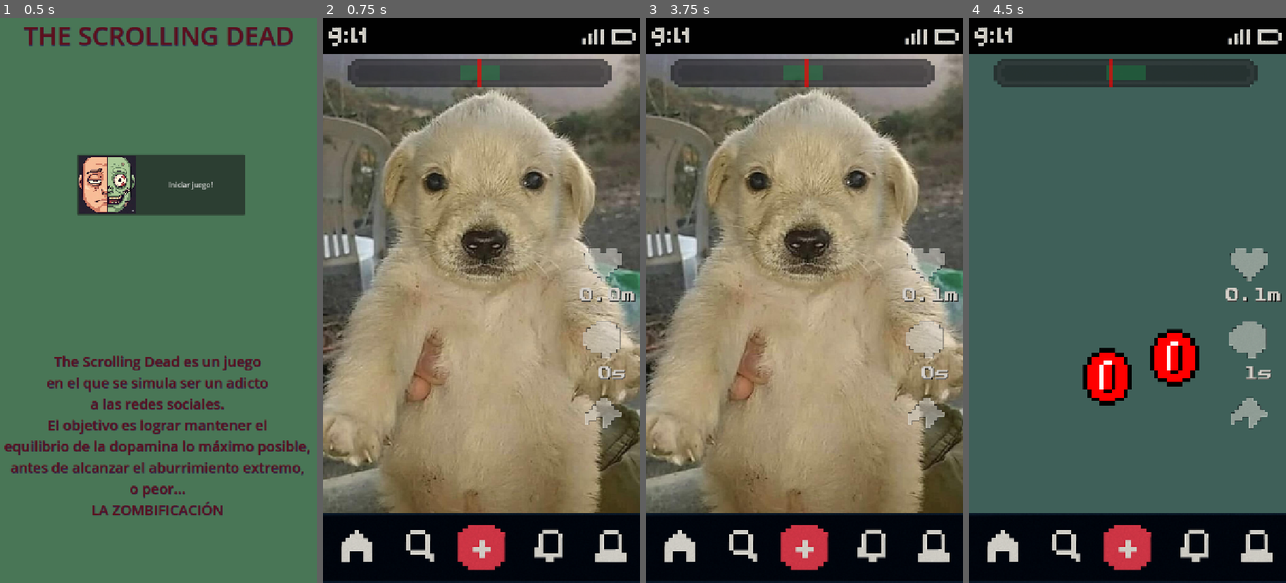
Above: before the commit, frames 1-4 (left to right).
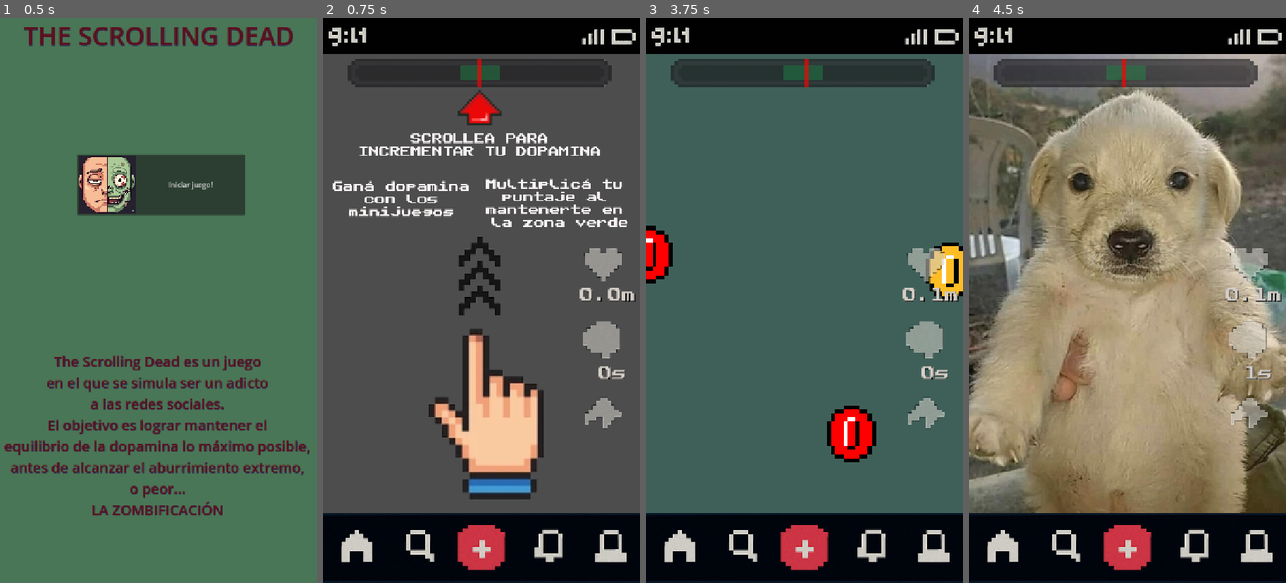
Above: after the commit, the same moments.

Repository: dddaavo/ipv-final-boss-the-scrolling-dead
Game: Godot game, scene res://src/main.tscn
Two runs of this game, one before a commit and one after it. Both use one fixed random seed, a clock stepped at 60 frames per second and the inputs below.
Inputs (mouse positions are in pixels of both pictures, inside the frame that each line leads up to):
- Up to frame 1 (0.5 s): no input
- Up to frame 2 (0.75 s): click "Iniciar juego!" at 0.5 s
- Up to frame 3 (3.75 s): tap Enter at 1.25, 2.75 s; move the mouse to (874, 272) at 1.27 s; click (874, 272) at 1.42 s; tap Space at 2, 3.5 s; drag from (741, 328) to (788, 413) at 2.02 s; move the mouse to (836, 176) at 2.77 s; click (836, 176) at 2.92 s; drag from (788, 413) to (709, 215) at 3.52 s
- Up to frame 4 (4.5 s): drag from (972, 215) to (1175, 357) at 4.27 s

Frame 1 is identical in both runs. In frame 2, 69% of the frame differs, in the area x 0-100%, y 6-88%; in frame 3, 76%; in frame 4, 76%.

Commit message:
Add tutorial image and logic to slider scene
Introduced a new Tutorial.png asset and integrated it as the first page in the slider_main_scene. Updated screens_slider.gd to remove the tutorial page after the first scroll and recalculate the total number of pages. Minor code cleanups and signal emission improvements were also made.

Diff:
--- a/the-scrolling-dead/src/core/ScoreManager.gd
+++ b/the-scrolling-dead/src/core/ScoreManager.gd
@@ -21,8 +21,8 @@
 
 # Variables de estado del juego
 var is_in_target: bool = false
-var is_game_active: bool = false  # Empieza pausado
-var game_started: bool = false  # Nueva variable para detectar primer scroll
+var is_game_active: bool = false
+var game_started: bool = false
 var game_start_time: float
 var scores_history: Array = []
 
@@ -74,7 +74,6 @@
 		scroll_meter.reset()
 
 func start_game():
-	"""Llamar cuando el jugador haga el primer scroll"""
 	if not game_started:
 		game_started = true
 		is_game_active = true
--- a/the-scrolling-dead/src/core/screens_slider.gd
+++ b/the-scrolling-dead/src/core/screens_slider.gd
@@ -7,10 +7,14 @@
 @export var animation_time: float = 0.45
 @export var pages: Control
 @onready var button_next: Button = $Button
+@onready var tutorial: TextureRect = $Pages/Tutorial
+
 
 var current_index := 0
 var total_pages := 0
 var game_started := false  # Nueva variable para controlar el inicio del juego
+var tutorial_removed := false  # Para saber si ya se eliminó el tutorial
+
 
 var swipe_start_pos := Vector2.ZERO
 var swipe_min_distance := 100.0
@@ -60,7 +64,7 @@
 		.set_trans(Tween.TRANS_CUBIC)
 
 	tween.finished.connect(_on_scroll_finished)
-	emit_signal("scrolled")
+	scrolled.emit()
 
 func _prepare_next_page() -> void:
 	var last_child := pages.get_child(pages.get_child_count() - 1)
@@ -98,11 +102,23 @@
 	# Si es el primer scroll, emitir señal
 	if not game_started:
 		game_started = true
-		emit_signal("first_scroll")
+		first_scroll.emit()
+		_remove_tutorial()
 
 	go_next()
-	var rand = randf_range(25, 300)
+	var rand = randf_range(25, 300) #TODO: llevar a DopamineManager lógia de random
 	DopamineManager.increment(rand)
+
+func _remove_tutorial():
+	#Elimina el nodo Tutorial si existe
+	if not tutorial_removed and pages:
+		if tutorial:
+			tutorial.queue_free()
+			tutorial_removed = true
+			# Recalcular el número de páginas
+			await get_tree().process_frame
+			total_pages = pages.get_child_count()
+			_resize_pages()
 
 func reset_to_start():
 	"""Resetea el slider pero va al segundo slide"""
--- a/the-scrolling-dead/src/core/slider_main_scene.tscn
+++ b/the-scrolling-dead/src/core/slider_main_scene.tscn
@@ -1,8 +1,9 @@
-[gd_scene load_steps=7 format=3 uid="uid://bbiq42pbxdkyx"]
+[gd_scene load_steps=8 format=3 uid="uid://bbiq42pbxdkyx"]
 
 [ext_resource type="Script" uid="uid://cunnekidhyere" path="res://src/core/slider_main_scene.gd" id="1_n7q6m"]
 [ext_resource type="Script" uid="uid://bvv7moxix1y4" path="res://src/core/screens_slider.gd" id="2_7mcnc"]
 [ext_resource type="PackedScene" uid="uid://1o72jcewltge" path="res://src/minigames/coinstap/minigame.tscn" id="3_7mcnc"]
+[ext_resource type="Texture2D" uid="uid://dihsqqcof6w7a" path="res://assets/Tutorial.png" id="3_qmnk5"]
 [ext_resource type="Texture2D" uid="uid://bhckldtl7e8cx" path="res://assets/screenSlider/perro.jpg" id="4_n7q6m"]
 [ext_resource type="Texture2D" uid="uid://c345tomdwtlby" path="res://assets/screenSlider/gato.jpeg" id="5_n7q6m"]
 [ext_resource type="Texture2D" uid="uid://bb4b3j3yufp1n" path="res://assets/screenSlider/tralalero.jpeg" id="6_n7q6m"]
@@ -43,6 +44,19 @@
 grow_vertical = 2
 mouse_filter = 2
 
+[node name="Tutorial" type="TextureRect" parent="ScreensSlider/Pages"]
+layout_mode = 0
+offset_right = 412.0
+offset_bottom = 548.1039
+mouse_filter = 2
+texture = ExtResource("3_qmnk5")
+stretch_mode = 6
+
+[node name="Minigame" parent="ScreensSlider/Pages" instance=ExtResource("3_7mcnc")]
+layout_mode = 1
+offset_right = 0.0
+offset_bottom = 0.0
+
 [node name="Page0" type="TextureRect" parent="ScreensSlider/Pages"]
 layout_mode = 0
 offset_right = 412.0
@@ -51,11 +65,6 @@
 texture = ExtResource("4_n7q6m")
 expand_mode = 5
 stretch_mode = 6
-
-[node name="Minigame" parent="ScreensSlider/Pages" instance=ExtResource("3_7mcnc")]
-layout_mode = 1
-offset_right = 0.0
-offset_bottom = 0.0
 
 [node name="Page1" type="TextureRect" parent="ScreensSlider/Pages"]
 layout_mode = 0
Binary file added: the-scrolling-dead/assets/Tutorial.png
Not shown, added: the-scrolling-dead/assets/Tutorial.png.import
